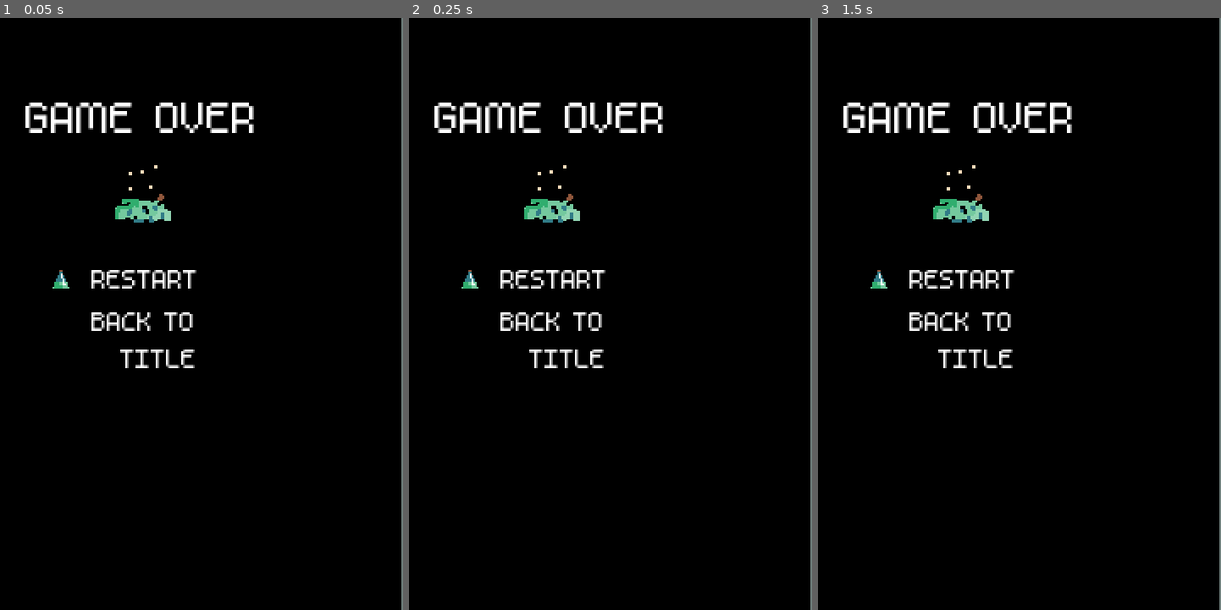
Above: before the commit, frames 1-3 (left to right).
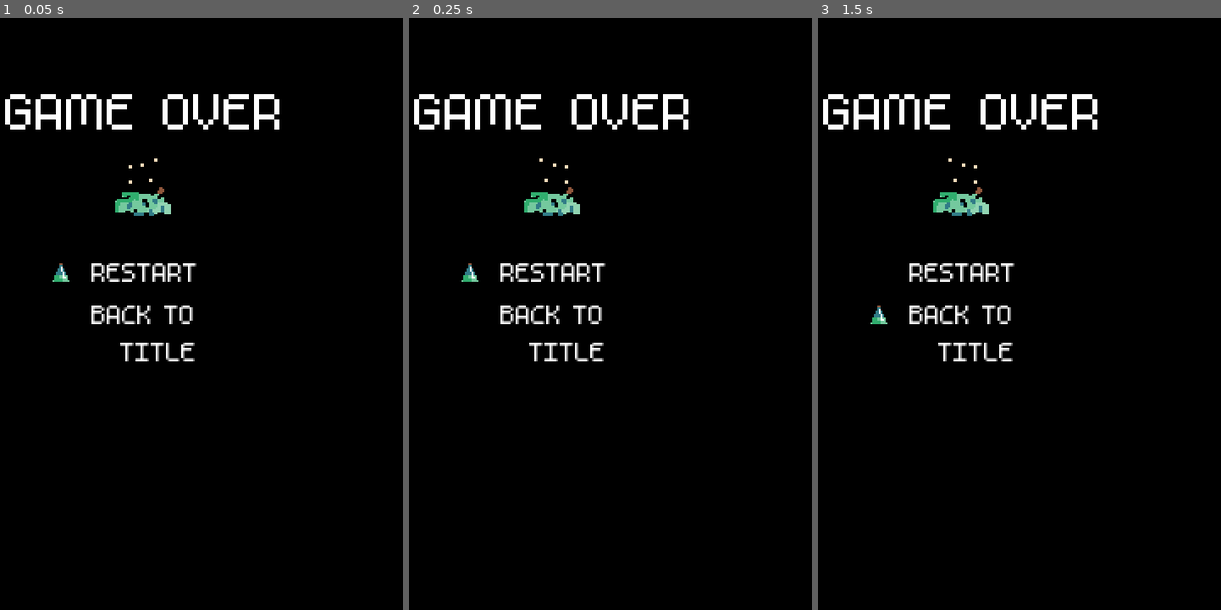
Above: after the commit, the same moments.

Repository: SantiagoBoscan07/Project-Transmutation
Game: Godot game, scene res://Scenes/UI/game_over_screen.tscn
Two runs of this game, one before a commit and one after it. Both use one fixed random seed, a clock stepped at 60 frames per second and the inputs below. The project has no main scene, so this scene is started directly.
Inputs:
- Up to frame 1 (0.05 s): no input
- Up to frame 2 (0.25 s): no input
- Up to frame 3 (1.5 s): tap Enter at 0.5 s; hold Right (move_right) 0.53-1.28 s; hold Space (space, bound only after the commit) 0.53-1.28 s; hold Down (move_down) from 1.28 s (still down); tap Shift (dash) at 1.35 s

The runs differ from the first frame. In frame 1, 4.6% of the frame differs, in the area x 1-100%, y 0-100%; in frame 2, 4.6%; in frame 3, 4.6%.

Commit message:
add cursor script

Diff:
--- a/Scenes/UI/game_over_screen.tscn
+++ b/Scenes/UI/game_over_screen.tscn
@@ -1,8 +1,47 @@
-[gd_scene load_steps=4 format=3 uid="uid://b6opatfmm7jkr"]
+[gd_scene load_steps=8 format=3 uid="uid://b6opatfmm7jkr"]
 
 [ext_resource type="FontFile" uid="uid://c87js0orxof28" path="res://Misc/m5x7.ttf" id="1_h4jj4"]
 [ext_resource type="Texture2D" uid="uid://b2tkfyj8crd6p" path="res://Sprites/flask_icon.png" id="2_fqpp5"]
 [ext_resource type="Texture2D" uid="uid://cwb42symhxxdr" path="res://Sprites/broken_flask.png" id="2_n0oy3"]
+[ext_resource type="Script" path="res://Scripts/Global/cursor.gd" id="3_n4afo"]
+
+[sub_resource type="Animation" id="Animation_lhpm4"]
+resource_name = "broken_flask_animation"
+length = 0.5
+loop_mode = 1
+tracks/0/type = "value"
+tracks/0/imported = false
+tracks/0/enabled = true
+tracks/0/path = NodePath(".:frame")
+tracks/0/interp = 1
+tracks/0/loop_wrap = true
+tracks/0/keys = {
+"times": PackedFloat32Array(0, 0.1),
+"transitions": PackedFloat32Array(1, 1),
+"update": 1,
+"values": [0, 1]
+}
+
+[sub_resource type="Animation" id="Animation_jgddu"]
+length = 0.001
+tracks/0/type = "value"
+tracks/0/imported = false
+tracks/0/enabled = true
+tracks/0/path = NodePath(".:frame")
+tracks/0/interp = 1
+tracks/0/loop_wrap = true
+tracks/0/keys = {
+"times": PackedFloat32Array(0),
+"transitions": PackedFloat32Array(1),
+"update": 1,
+"values": [1]
+}
+
+[sub_resource type="AnimationLibrary" id="AnimationLibrary_t6pxo"]
+_data = {
+"RESET": SubResource("Animation_jgddu"),
+"broken_flask_animation": SubResource("Animation_lhpm4")
+}
 
 [node name="GameOverScreen" type="Control"]
 layout_mode = 3
@@ -14,11 +53,13 @@
 
 [node name="ColorRect" type="ColorRect" parent="."]
 layout_mode = 0
-offset_right = 299.0
-offset_bottom = 350.0
+offset_top = -4.0
+offset_right = 305.0
+offset_bottom = 351.0
 color = Color(0, 0, 0, 1)
 
 [node name="Label2" type="Label" parent="ColorRect"]
+layout_mode = 0
 offset_left = 116.0
 offset_top = 144.0
 offset_right = 179.0
@@ -28,6 +69,7 @@
 text = "RESTART"
 
 [node name="Label3" type="Label" parent="ColorRect"]
+layout_mode = 0
 offset_left = 115.0
 offset_top = 169.0
 offset_right = 178.0
@@ -38,22 +80,32 @@
 TITLE"
 horizontal_alignment = 2
 
-[node name="Sprite2D" type="Sprite2D" parent="ColorRect"]
+[node name="Label" type="Label" parent="ColorRect"]
+layout_mode = 0
+offset_left = 65.0
+offset_top = 38.0
+offset_right = 230.0
+offset_bottom = 76.0
+theme_override_fonts/font = ExtResource("1_h4jj4")
+theme_override_font_sizes/font_size = 48
+text = "GAME OVER"
+
+[node name="BrokenFlask" type="Sprite2D" parent="ColorRect"]
+position = Vector2(147, 108)
+texture = ExtResource("2_n0oy3")
+hframes = 2
+frame = 1
+
+[node name="AnimationPlayer" type="AnimationPlayer" parent="ColorRect/BrokenFlask"]
+libraries = {
+"": SubResource("AnimationLibrary_t6pxo")
+}
+autoplay = "broken_flask_animation"
+
+[node name="Cursor" type="Node2D" parent="ColorRect"]
+
+[node name="FlaskCursor" type="Sprite2D" parent="ColorRect/Cursor"]
 position = Vector2(98, 153)
 scale = Vector2(0.734375, 0.65625)
 texture = ExtResource("2_fqpp5")
-
-[node name="Label" type="Label" parent="ColorRect"]
-layout_mode = 0
-offset_left = 77.0
-offset_top = 41.0
-offset_right = 215.0
-offset_bottom = 73.0
-theme_override_fonts/font = ExtResource("1_h4jj4")
-theme_override_font_sizes/font_size = 40
-text = "GAME OVER"
-
-[node name="Sprite2D2" type="Sprite2D" parent="ColorRect"]
-position = Vector2(147, 108)
-texture = ExtResource("2_n0oy3")
-hframes = 2
+script = ExtResource("3_n4afo")
--- a/Scenes/UI/pause_screen.tscn
+++ b/Scenes/UI/pause_screen.tscn
@@ -1,8 +1,47 @@
-[gd_scene load_steps=4 format=3 uid="uid://dw3ayfrie0nrl"]
+[gd_scene load_steps=8 format=3 uid="uid://dw3ayfrie0nrl"]
 
 [ext_resource type="Texture2D" uid="uid://ruswi2i8asvo" path="res://Sprites/hourglass.png" id="1_i3q8i"]
 [ext_resource type="FontFile" uid="uid://c87js0orxof28" path="res://Misc/m5x7.ttf" id="2_dih1u"]
+[ext_resource type="Script" path="res://Scripts/Global/cursor.gd" id="3_8xe47"]
 [ext_resource type="Texture2D" uid="uid://b2tkfyj8crd6p" path="res://Sprites/flask_icon.png" id="3_mc3p3"]
+
+[sub_resource type="Animation" id="Animation_h1jho"]
+resource_name = "hourglass_animation"
+length = 0.6
+loop_mode = 1
+tracks/0/type = "value"
+tracks/0/imported = false
+tracks/0/enabled = true
+tracks/0/path = NodePath(".:frame")
+tracks/0/interp = 1
+tracks/0/loop_wrap = true
+tracks/0/keys = {
+"times": PackedFloat32Array(0, 0.1, 0.2, 0.3, 0.4),
+"transitions": PackedFloat32Array(1, 1, 1, 1, 1),
+"update": 1,
+"values": [0, 0, 1, 2, 3]
+}
+
+[sub_resource type="Animation" id="Animation_8movv"]
+length = 0.001
+tracks/0/type = "value"
+tracks/0/imported = false
+tracks/0/enabled = true
+tracks/0/path = NodePath(".:frame")
+tracks/0/interp = 1
+tracks/0/loop_wrap = true
+tracks/0/keys = {
+"times": PackedFloat32Array(0),
+"transitions": PackedFloat32Array(1),
+"update": 1,
+"values": [0]
+}
+
+[sub_resource type="AnimationLibrary" id="AnimationLibrary_4lagc"]
+_data = {
+"RESET": SubResource("Animation_8movv"),
+"hourglass_animation": SubResource("Animation_h1jho")
+}
 
 [node name="PauseScreen" type="Control"]
 layout_mode = 3
@@ -23,14 +62,20 @@
 texture = ExtResource("1_i3q8i")
 hframes = 5
 
+[node name="AnimationPlayer" type="AnimationPlayer" parent="ColorRect/Sprite2D"]
+libraries = {
+"": SubResource("AnimationLibrary_4lagc")
+}
+autoplay = "hourglass_animation"
+
 [node name="Label" type="Label" parent="ColorRect"]
 layout_mode = 0
-offset_left = 110.0
-offset_top = 53.0
-offset_right = 200.0
-offset_bottom = 85.0
+offset_left = 109.0
+offset_top = 50.0
+offset_right = 217.0
+offset_bottom = 88.0
 theme_override_fonts/font = ExtResource("2_dih1u")
-theme_override_font_sizes/font_size = 40
+theme_override_font_sizes/font_size = 48
 text = "PAUSED"
 
 [node name="Label2" type="Label" parent="ColorRect"]
@@ -45,12 +90,14 @@
 
 [node name="Cursor" type="Node2D" parent="ColorRect"]
 
-[node name="Sprite2D" type="Sprite2D" parent="ColorRect/Cursor"]
+[node name="FlaskCursor" type="Sprite2D" parent="ColorRect/Cursor"]
 position = Vector2(98, 153)
 scale = Vector2(0.734375, 0.65625)
 texture = ExtResource("3_mc3p3")
+script = ExtResource("3_8xe47")
 
 [node name="Label4" type="Label" parent="ColorRect"]
+layout_mode = 0
 offset_left = 115.0
 offset_top = 169.0
 offset_right = 178.0
--- /dev/null
+++ b/Scripts/Global/cursor.gd
@@ -0,0 +1,32 @@
+extends Sprite2D
+var option = 1
+var isPaused = false
+
+
+# Called when the node enters the scene tree for the first time.
+func _ready():
+	pass # Replace with function body.
+
+
+# Called every frame. 'delta' is the elapsed time since the previous frame.
+func _process(delta):
+	pass
+
+func _unhandled_input(event):
+
+		if event.is_action_pressed("move_up") and option == 2:
+			option -= 1
+			position.y -= 25
+
+		if event.is_action_pressed("move_down") and option == 1:
+			option += 1
+			position.y += 25
+
+		if event.is_action_pressed("space"):
+			match(option):
+				1:
+					print("option 1")
+				2:
+					print("option 2")
+				_:
+					print("something wrong happened, please try again")
--- a/project.godot
+++ b/project.godot
@@ -89,6 +89,16 @@
 "events": [Object(InputEventKey,"resource_local_to_scene":false,"resource_name":"","device":-1,"window_id":0,"alt_pressed":false,"shift_pressed":false,"ctrl_pressed":false,"meta_pressed":false,"pressed":false,"keycode":0,"physical_keycode":83,"key_label":0,"unicode":115,"echo":false,"script":null)
 ]
 }
+pause={
+"deadzone": 0.5,
+"events": [Object(InputEventKey,"resource_local_to_scene":false,"resource_name":"","device":0,"window_id":0,"alt_pressed":false,"shift_pressed":false,"ctrl_pressed":false,"meta_pressed":false,"pressed":false,"keycode":0,"physical_keycode":4194309,"key_label":0,"unicode":0,"echo":false,"script":null)
+]
+}
+space={
+"deadzone": 0.5,
+"events": [Object(InputEventKey,"resource_local_to_scene":false,"resource_name":"","device":0,"window_id":0,"alt_pressed":false,"shift_pressed":false,"ctrl_pressed":false,"meta_pressed":false,"pressed":false,"keycode":0,"physical_keycode":32,"key_label":0,"unicode":0,"echo":false,"script":null)
+]
+}
 
 [layer_names]
 
